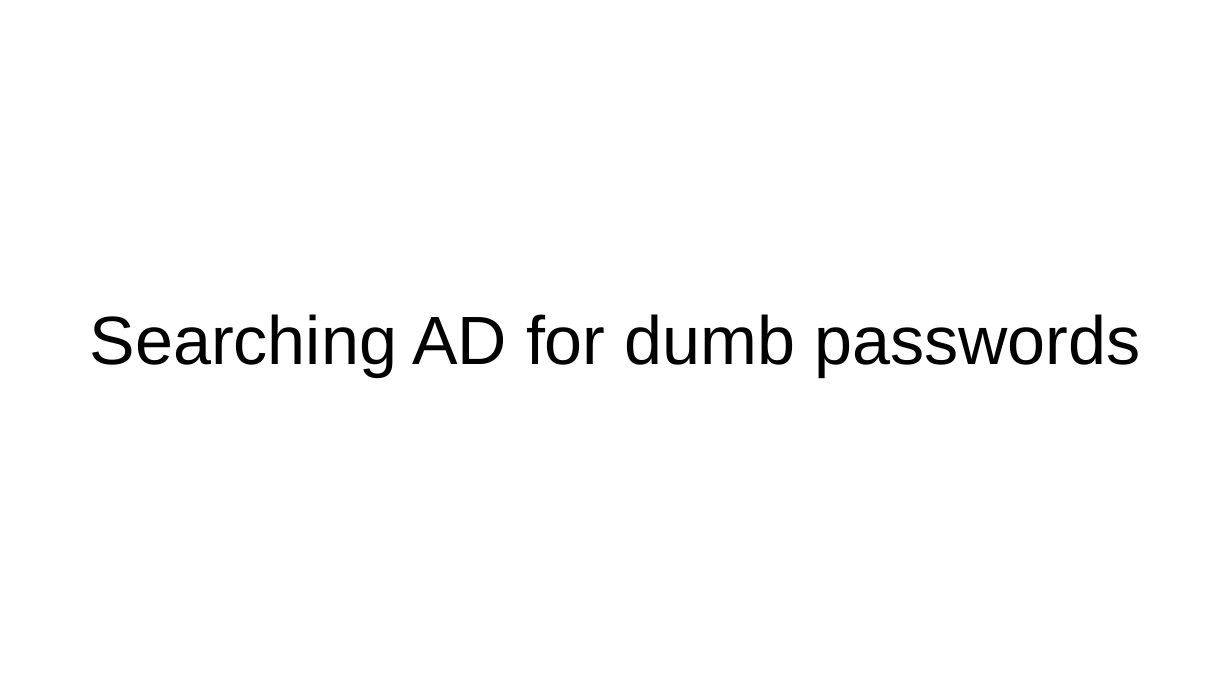
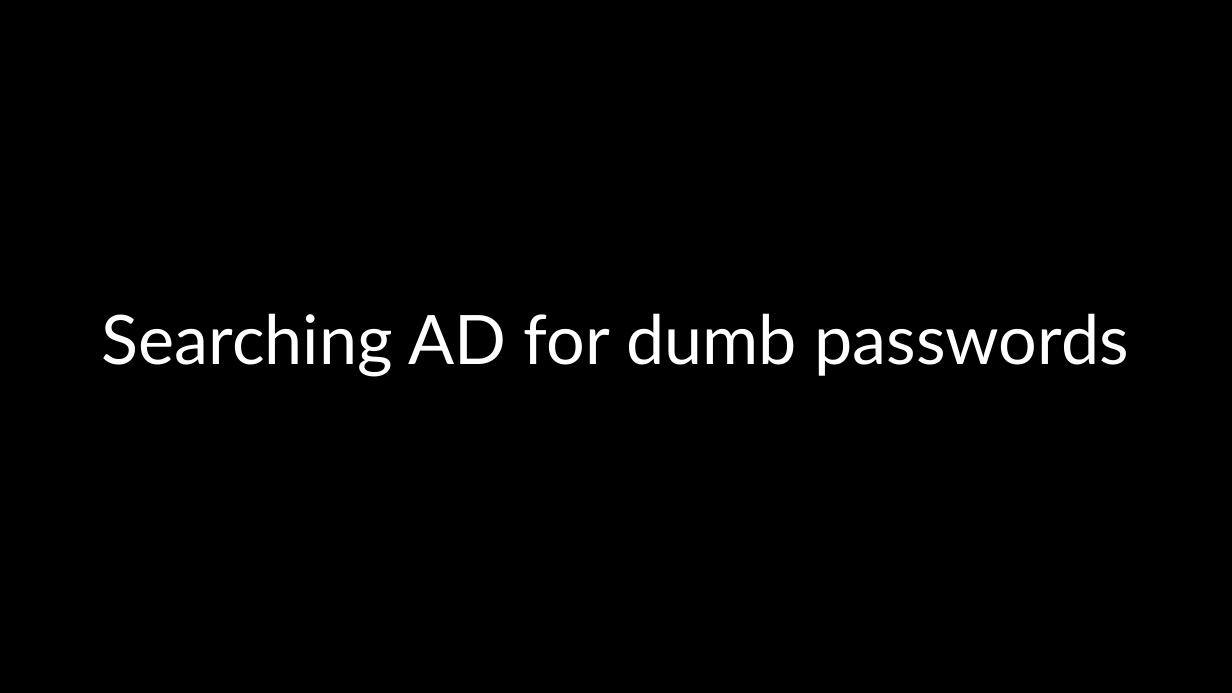
Before and after one commit to theaj42/presentations, a slide deck: slide 5 of AD-password-auditing.odp. Drawn at 1232x693 pixels with LibreOffice and Linux fonts; fonts in the diff are those of the drawing. Boxes give left, top, right and bottom in pixels: in the first picture for what was removed or moved away, otherwise in the second. Text is boxed around its words. In the diff, an @@ line names an element or a change of style, - is before the commit and + after.

Commit message:
Basic formatting

```diff
--- a/AD-password-auditing.odp
+++ b/AD-password-auditing.odp
@@ background #FFFFFF to #000000 @@
@@ title "Searching AD for dumb passwords": place and size @@
-title "Searching AD for dumb passwords" at [90, 314, 1140, 377]
+title "Searching AD for dumb passwords" at [102, 313, 1129, 377]
@@ title "Searching AD for dumb passwords" at [102, 313, 1129, 377]: font Arial to Lato, text colour #000000 to #FFFFFF @@
```
Also in this commit, not shown: 49 other slides changed.
